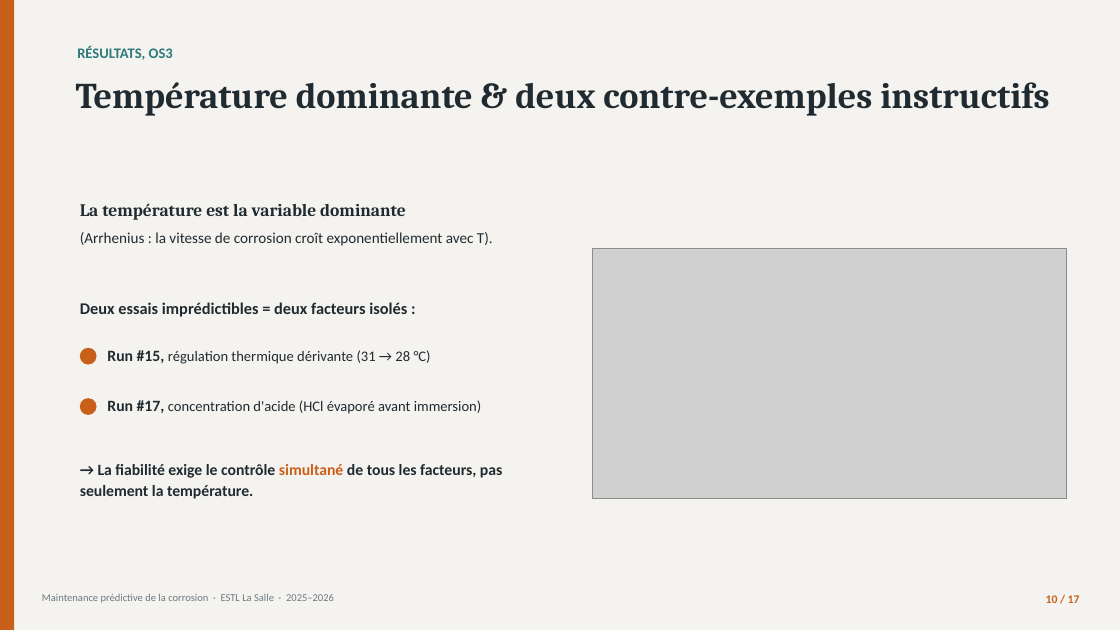
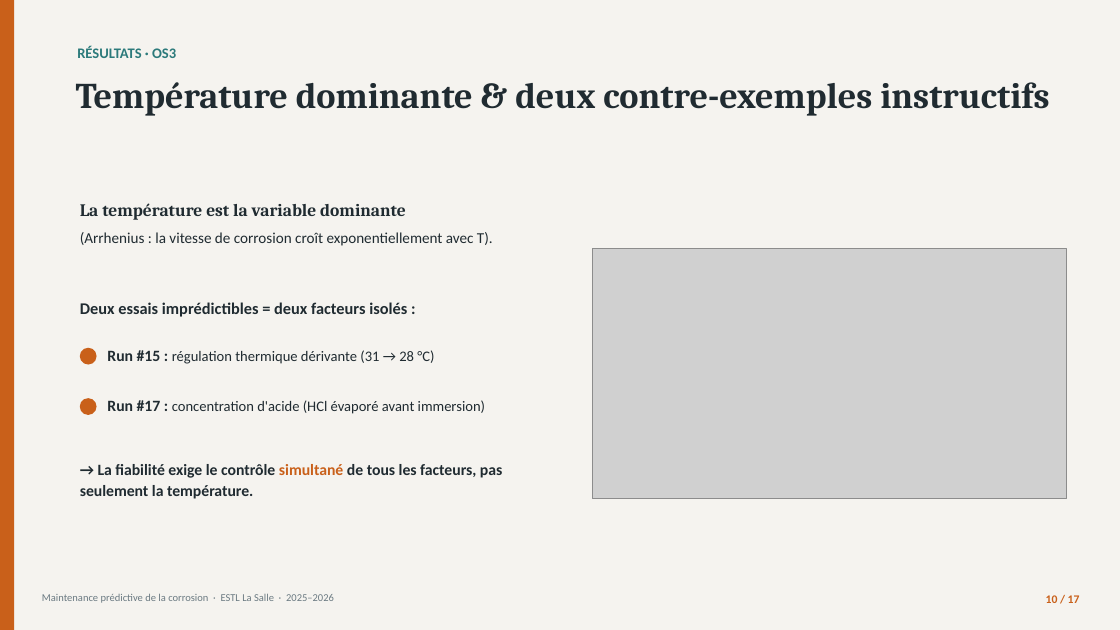
Before and after one commit to londola13/predictive-maintenance-corrosion, a slide deck: slide 10 of soutenance/Soutenance_Corrosion_BATOUMBI.pptx. Drawn at 1120x630 pixels with LibreOffice and Linux fonts; fonts in the diff are those of the drawing; grey boxes stand for pictures. Boxes give left, top, right and bottom in pixels: in the first picture for what was removed or moved away, otherwise in the second. Text is boxed around its words. In the diff, an @@ line names an element or a change of style, - is before the commit and + after.

```diff
--- a/soutenance/Soutenance_Corrosion_BATOUMBI.pptx
+++ b/soutenance/Soutenance_Corrosion_BATOUMBI.pptx
@@ text at (77,45,176,58): text changed @@
-RÉSULTATS, OS3
+RÉSULTATS · OS3
@@ text at (107,350,434,364): text changed @@
-Run #15, régulation thermique dérivante (31 → 28 °C)
+Run #15 : régulation thermique dérivante (31 → 28 °C)
@@ text at (107,400,485,414): text changed @@
-Run #17, concentration d'acide (HCl évaporé avant immersion)
+Run #17 : concentration d'acide (HCl évaporé avant immersion)
```
Also in this commit, not shown: 8 other slides changed, 1 other file.
